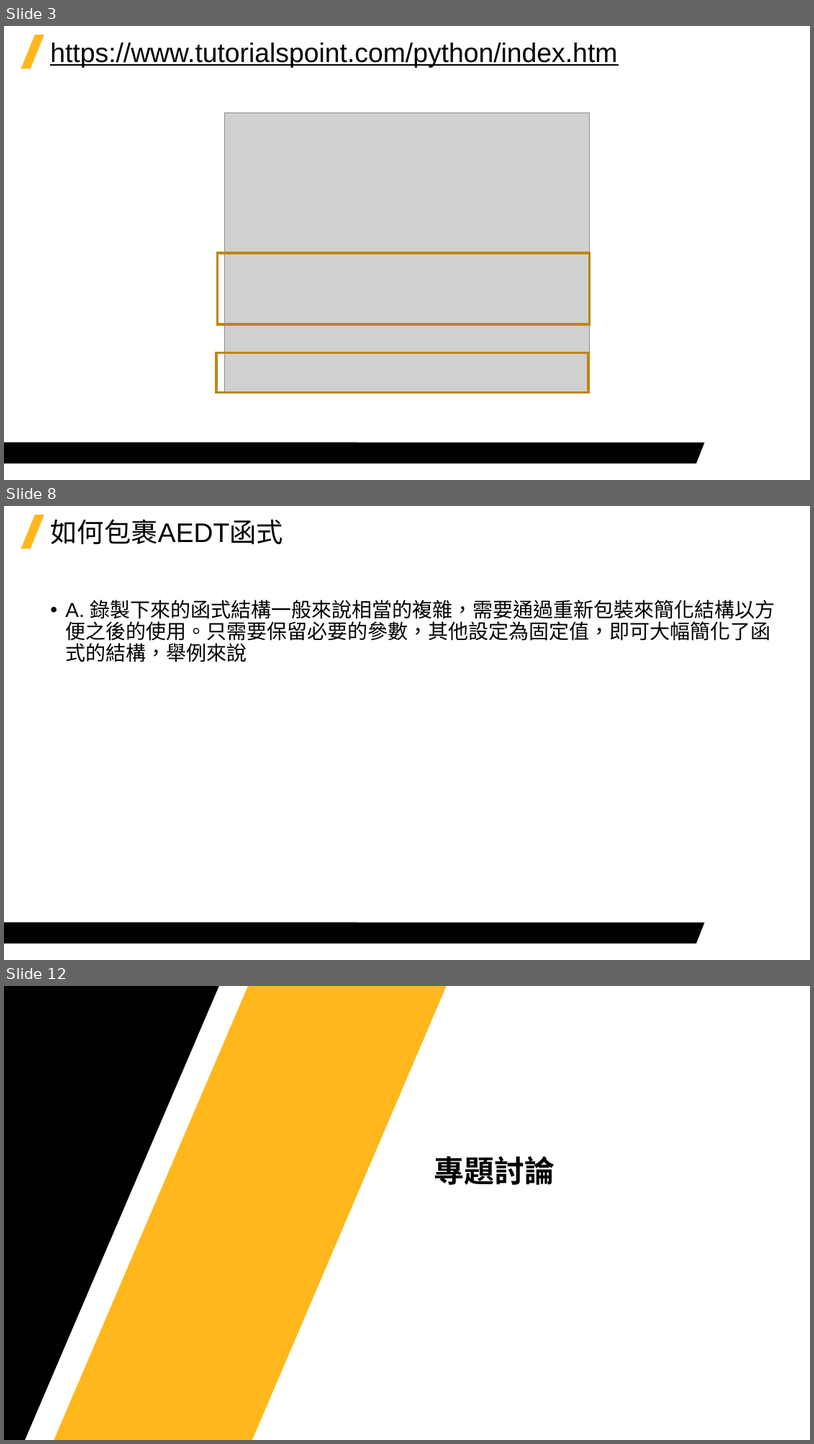
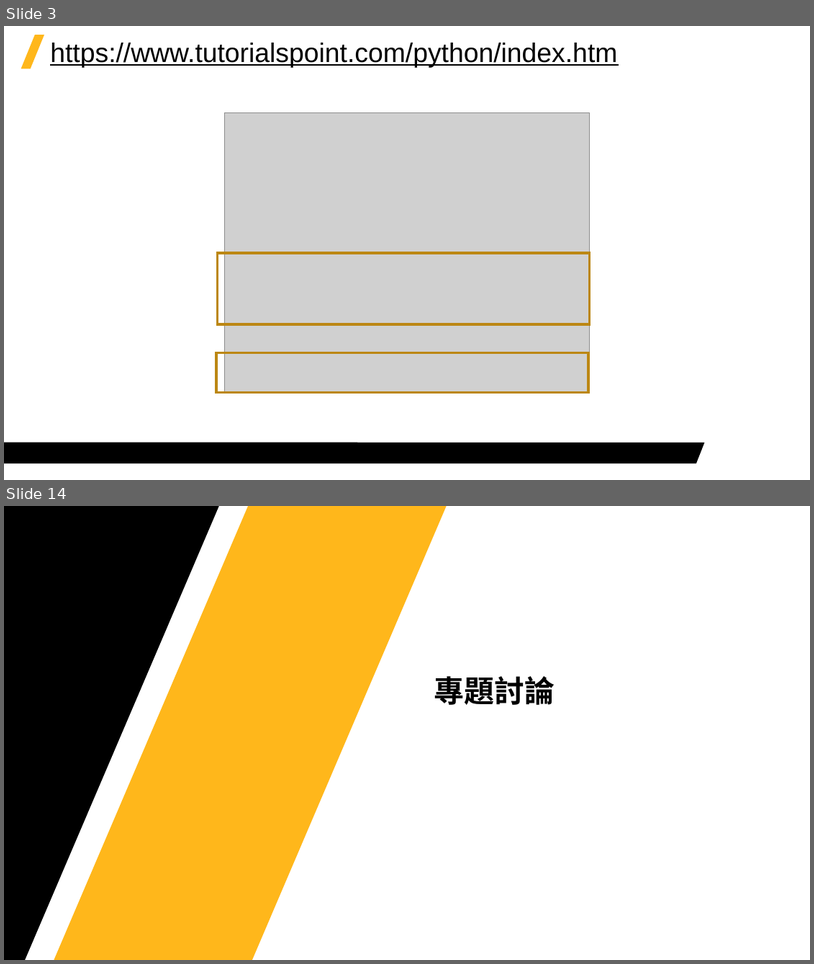
Before and after one commit to Jerrick-cheng/AEDT-Automation-Camp, a slide deck: 上課教材/Week4.pptx. Shown one above the other, each under a label of ours: slides 3, 8 and 12 before the commit, slides 3 and 14 after it; the slides between them are not shown. The pictures are 814x1444 and 814x964 pixels, drawn with LibreOffice and Linux fonts; fonts in the diff are those of the drawing; grey boxes stand for pictures; background and template pictures are left out. Boxes give left, top, right and bottom in pixels: in the first picture for what was removed or moved away, otherwise in the second. Text is boxed around its words. In the diff, an @@ line names an element or a change of style, - is before the commit and + after.

```diff
--- a/上課教材/Week4.pptx
+++ b/上課教材/Week4.pptx
@@ slide 8 removed at (x1=4, y1=506, x2=810, y2=960), background #FFFFFF; not listed: 2 template elements that a slide beside it also shows @@
@@ title removed at (x1=50, y1=519, x2=283, y2=544) @@
-如何包裹AEDT函式
@@ text removed at (x1=65, y1=600, x2=776, y2=662) @@
-• A. 錄製下來的函式結構一般來說相當的複雜，需要通過重新包裝來簡化結構以方便之後的使用。只需要保留必要的參數，其他設定為固定值，即可大幅簡化了函式的結構，舉例來說
@@ what was slide 12 is now slide 14 @@
```
Also in this commit, not shown: 5 slides changed, 6 slides added, 4 other slides removed, 2 other files.
